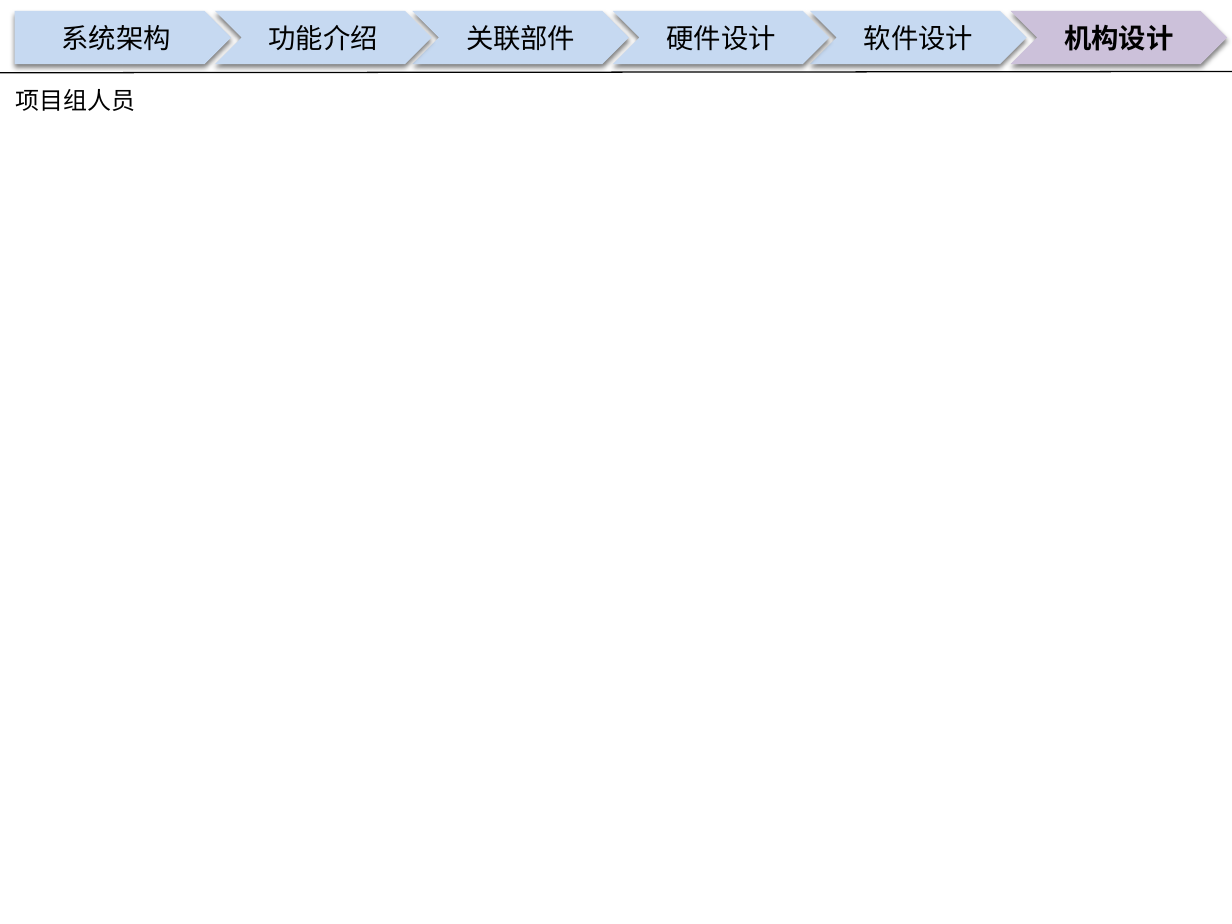
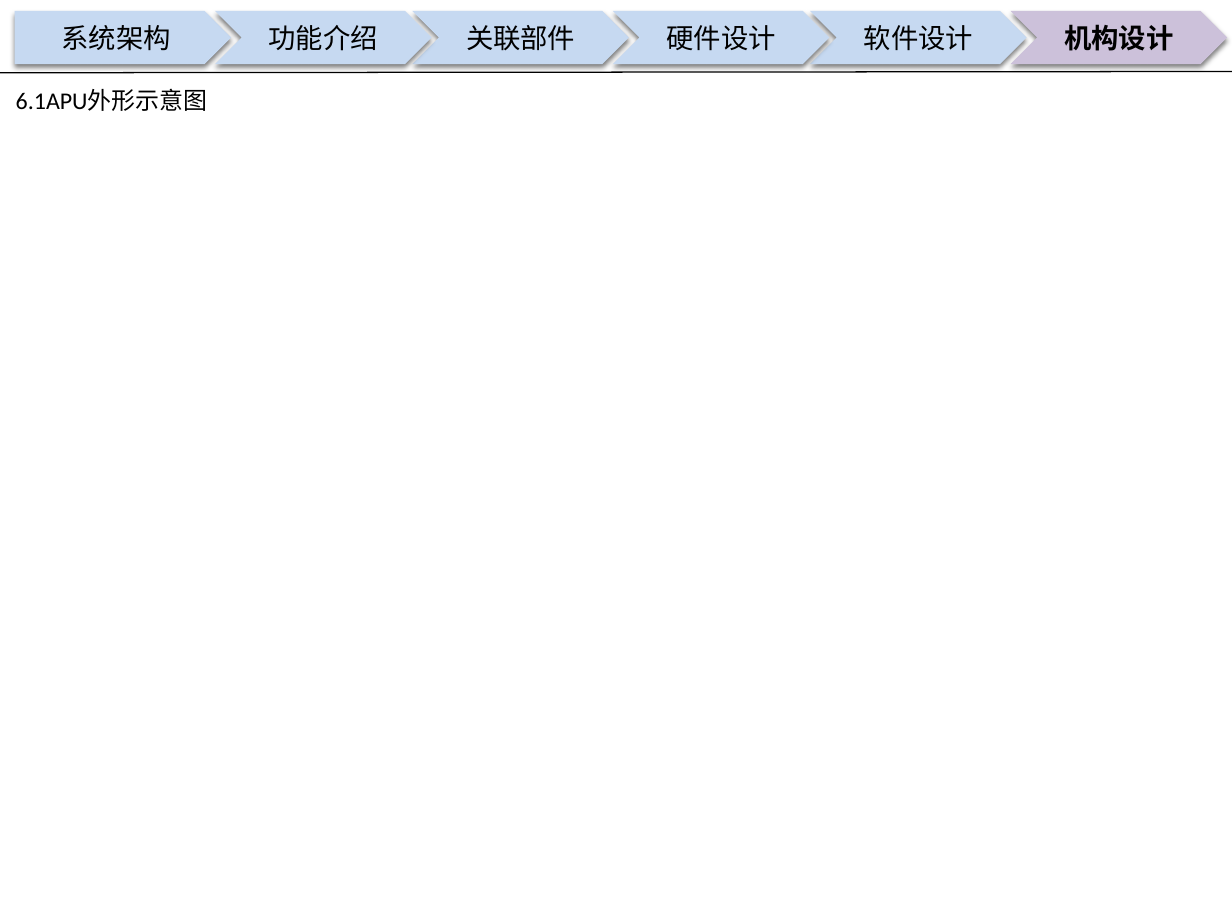
Before and after one commit to guruquan887/VAD01, a slide deck: slide 10 of 01需求分析/docs/specs/00APU设计构想书-VAD01-20180126.pptx (slide 7 before the commit). Drawn at 1232x924 pixels with LibreOffice and Linux fonts; fonts in the diff are those of the drawing; background and template pictures are left out. Boxes give left, top, right and bottom in pixels: in the first picture for what was removed or moved away, otherwise in the second. Text is boxed around its words. In the diff, an @@ line names an element or a change of style, - is before the commit and + after.

```diff
--- a/01需求分析/docs/specs/00APU设计构想书-VAD01-20180126.pptx
+++ b/01需求分析/docs/specs/00APU设计构想书-VAD01-20180126.pptx
@@ text at (x1=16, y1=89, x2=208, y2=111): text changed @@
-项目组人员
+6.1APU外形示意图
```
Also in this commit, not shown: 6 other slides changed, 3 slides added, 5 other files.
